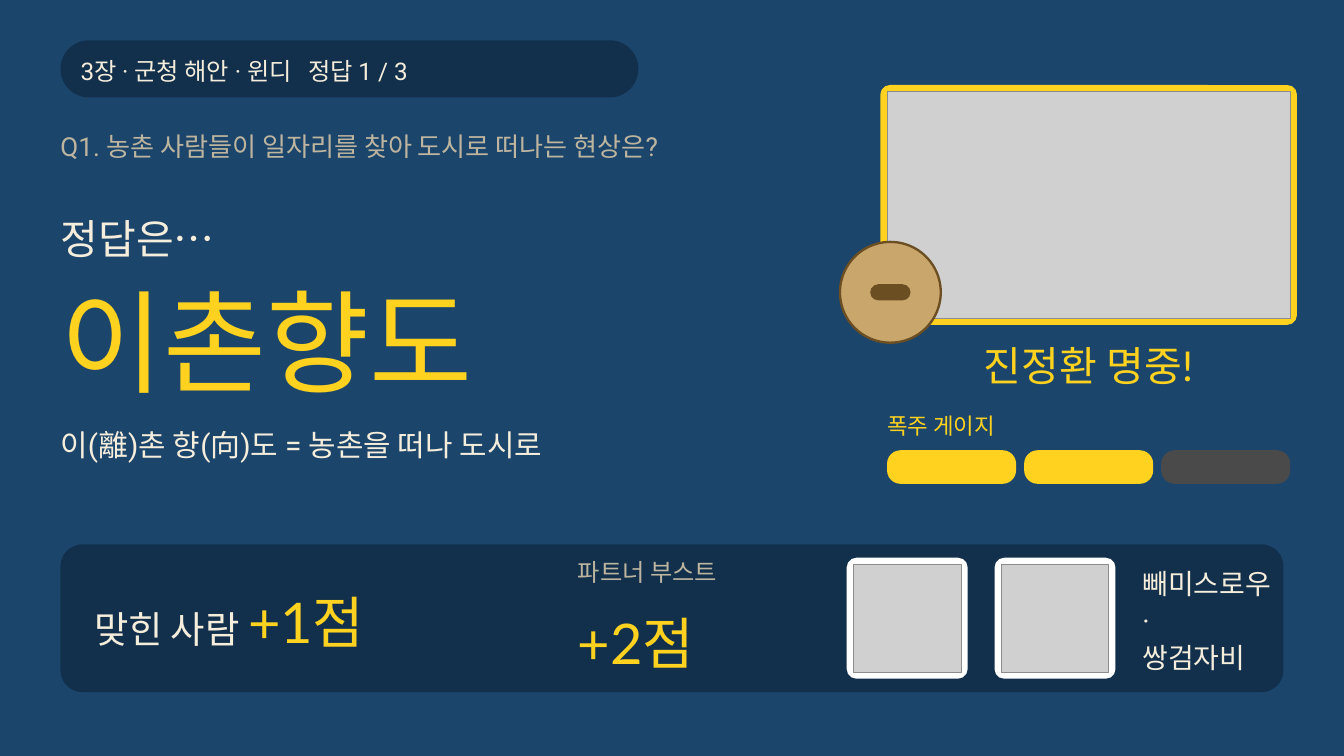
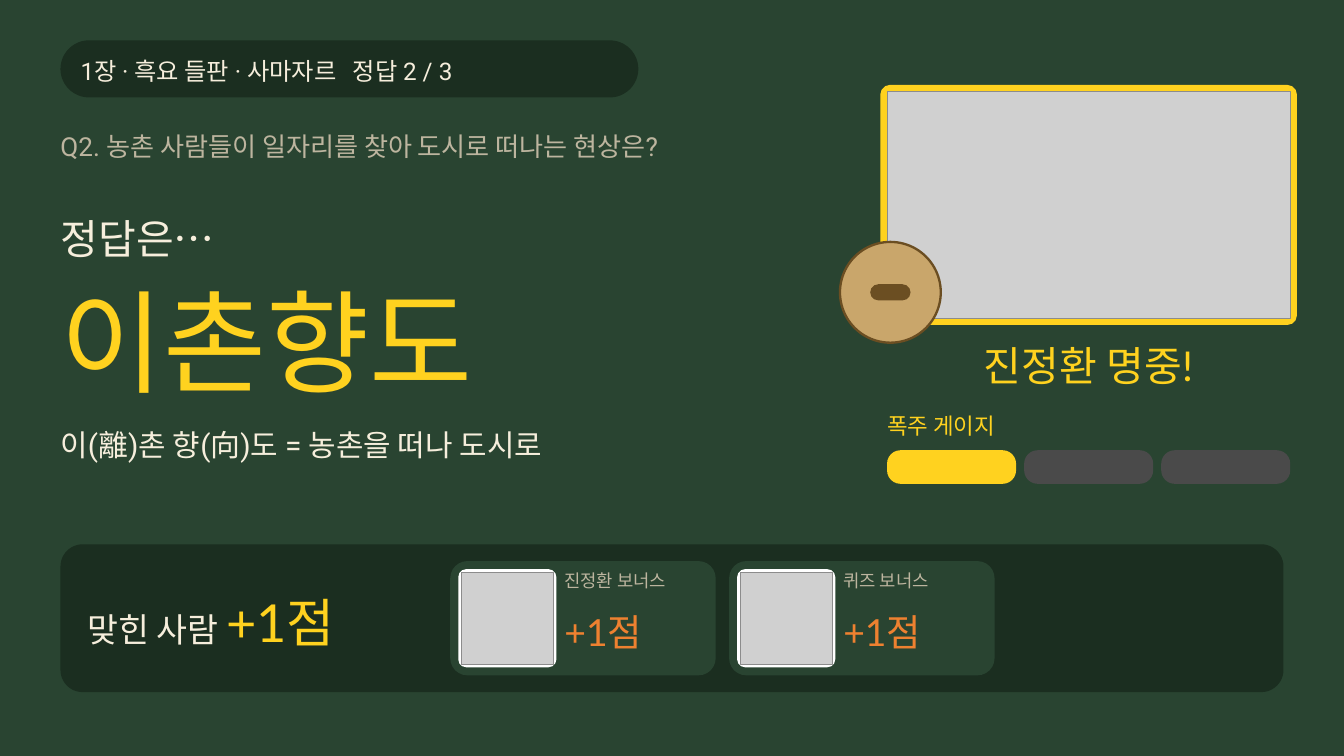
Before and after one commit to choivoo/-, a slide deck: slide 28 of 레전드_히스이_대모험_주거와도시.pptx (slide 43 before the commit). Drawn at 1344x756 pixels with LibreOffice and Linux fonts; fonts in the diff are those of the drawing; grey boxes stand for pictures. Boxes give left, top, right and bottom in pixels: in the first picture for what was removed or moved away, otherwise in the second. Text is boxed around its words. In the diff, an @@ line names an element or a change of style, - is before the commit and + after.

```diff
--- a/레전드_히스이_대모험_주거와도시.pptx
+++ b/레전드_히스이_대모험_주거와도시.pptx
@@ background #1C456B to #294431 @@
@@ rounded rectangle at [60, 40, 638, 97]: fill #12304C to #1B2E20 @@
@@ text at [81, 59, 453, 82]: text changed @@
-3장 · 군청 해안 · 윈디 정답 1 / 3
+1장 · 흑요 들판 · 사마자르 정답 2 / 3
@@ text at [60, 134, 658, 159]: text changed @@
-Q1. 농촌 사람들이 일자리를 찾아 도시로 떠나는 현상은?
+Q2. 농촌 사람들이 일자리를 찾아 도시로 떠나는 현상은?
@@ rounded rectangle at [1024, 450, 1153, 484]: fill #FFD21F to #4A4A4A @@
@@ rounded rectangle at [60, 544, 1284, 692]: fill #12304C to #1B2E20 @@
@@ text "맞힌 사람 +1점": place and size @@
-text "맞힌 사람 +1점" at [94, 596, 364, 647]
+text "맞힌 사람 +1점" at [87, 598, 335, 646]
@@ text "맞힌 사람 +1점" at [87, 598, 335, 646]: size 40 to 36 pt in "맞힌 사람"; size 60 to 56 pt in "+1점" @@
@@ rounded rectangle added at [450, 561, 716, 675], fill #294431 @@
@@ rounded rectangle: place and size @@
-rounded rectangle at [995, 558, 1116, 679]
+rounded rectangle at [458, 569, 556, 667]
@@ text removed at [578, 561, 717, 583] @@
-파트너 부스트
@@ rounded rectangle added at [729, 561, 995, 675], fill #294431 @@
@@ rounded rectangle: place and size @@
-rounded rectangle at [847, 558, 968, 679]
+rounded rectangle at [737, 569, 835, 667]
@@ picture removed at [853, 564, 961, 672] @@
@@ picture removed at [1001, 564, 1109, 672] @@
@@ picture added at [462, 573, 553, 664] @@
@@ text added at [564, 572, 666, 589], 19 pt, text #BDB59F @@
+진정환 보너스
@@ picture added at [741, 573, 832, 664] @@
@@ text added at [843, 572, 929, 589], 19 pt, text #BDB59F @@
+퀴즈 보너스
@@ text removed at [1142, 571, 1271, 671] @@
-빼미스로우
-·
-쌍검자비
@@ text added at [564, 615, 642, 649], 40 pt, text #EE8130 @@
++1점
@@ text removed at [578, 617, 694, 668] @@
-+2점
@@ text added at [843, 615, 921, 649], 40 pt, text #EE8130 @@
++1점
```
Also in this commit, not shown: 40 other slides changed, 29 slides added, 12 slides removed.
